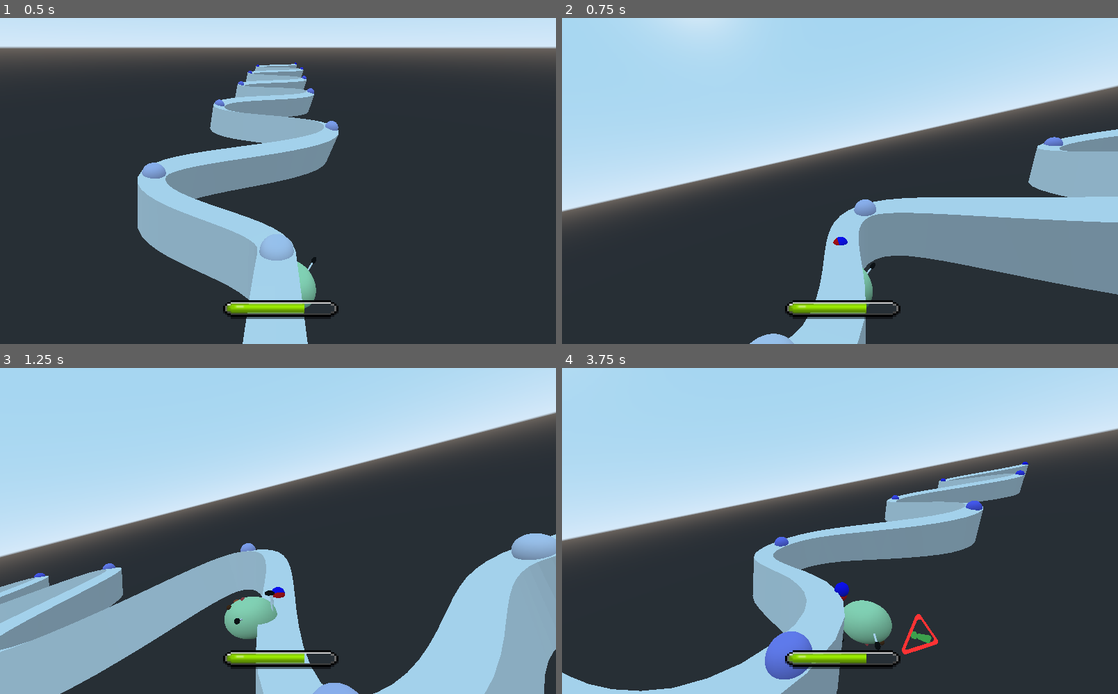
Above: before the commit, frames 1-4 (two rows, left to right).
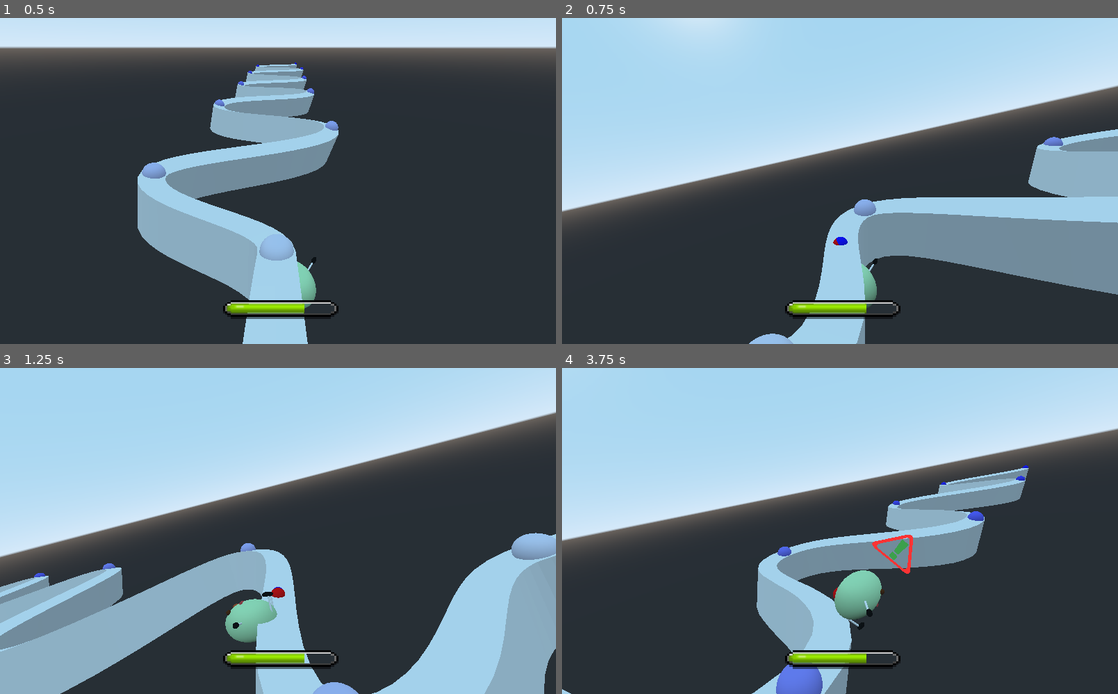
Above: after the commit, the same moments.

Repository: kevinms/godot-wild-jam-28
Game: Godot game, scene res://World.tscn
Same seed, same stepped clock (60 frames per second), same inputs: the game is played once before the commit and once after it.
Inputs:
- Up to frame 1 (0.5 s): no input
- Up to frame 2 (0.75 s): hold Right (ui_right) from 0.53 s (still down)
- Up to frame 3 (1.25 s): keep holding Right (ui_right)
- Up to frame 4 (3.75 s): release Right (ui_right) at 1.28 s; hold Left (ui_left) 1.28-2.03 s; hold Right (ui_right) 2.03-3.53 s; hold Left (ui_left) from 3.53 s (still down)

Frame 1 is identical in both runs. In frame 2, 0.2% of the frame differs, in the area x 33-100%, y 34-100%; in frame 3, 0.4%; in frame 4, 12%, in the area x 0-84%, y 28-100%.

Commit message:
Player uses left/right arrow keys to compensate for lean and prevents the egg from falling off. Yes, that's right. The egg can now fall off!!!

Diff:
--- a/Egg.gd
+++ b/Egg.gd
@@ -1,4 +1,4 @@
-extends Spatial
+extends RigidBody
 
 var speed = 3.0
 var gravity = 2.0
@@ -91,6 +91,9 @@
 		target = global_transform.origin - global_transform.basis.z.normalized()
 	var surface_normal = get_floor_normal()
 	look_at(target, surface_normal)
+
+	# Calc velocity
+	velocity = (1.0/delta) * (global_transform.origin - prev_pos)
 	prev_pos = global_transform.origin
 
 	# Calculate lean
@@ -108,10 +111,10 @@
 	else:
 		$WarningSign.visible = false
 
-	var dir = lean_dir()
-	if dir != 0:
-		lean_angle += dir * lean_speed * delta
-		print("lean: ", lean_angle)
+	#var input_dir = lean_dir()
+	#if input_dir != 0:
+		#lean_angle += dir * lean_speed * delta
+		#print("lean: ", lean_angle)
 
 	var weight = min(abs(lean_angle) / fall_angle, 1.0)
 	spin_speed = lerp(0.0, spin_max_speed, weight)
@@ -127,12 +130,21 @@
 	# Apply spin
 	$DancePivot.rotate_object_local($DancePivot.transform.basis.y, sign(lean_angle) * spin_speed)
 
-	if abs(lean_angle)+0.00001 >= fall_angle:
+	if abs(lean_angle)+0.00001 >= fall_angle and !user_compensation():
 		print("Starting")
 		if $FallTimer.is_stopped():
 			$FallTimer.start()
 	else:
 		$FallTimer.stop()
+
+func user_compensation() -> bool:
+	var input_dir = lean_dir()
+
+	if input_dir < 0.0 and -lean_angle < 0.0:
+		return true
+	if input_dir > 0.0 and -lean_angle > 0.0:
+		return true
+	return false
 
 # Get the surface normal of w/e is beneath us. This is used as the up vector for move_and_slide() to prevent the extra sliding!
 func get_floor_normal():
@@ -152,6 +164,8 @@
 
 func _on_FallTimer_timeout():
 	print("YOU LOSE")
-	#disable_egg = true
+	disable_egg = true
 
 	# Apply impulse
+	print(velocity)
+	apply_central_impulse(velocity)
--- a/Egg.tscn
+++ b/Egg.tscn
@@ -125,6 +125,7 @@
 
 [node name="FallTimer" type="Timer" parent="."]
 wait_time = 0.2
+one_shot = true
 
 [node name="AnimationPlayer" type="AnimationPlayer" parent="."]
 anims/Bounce = SubResource( 10 )
